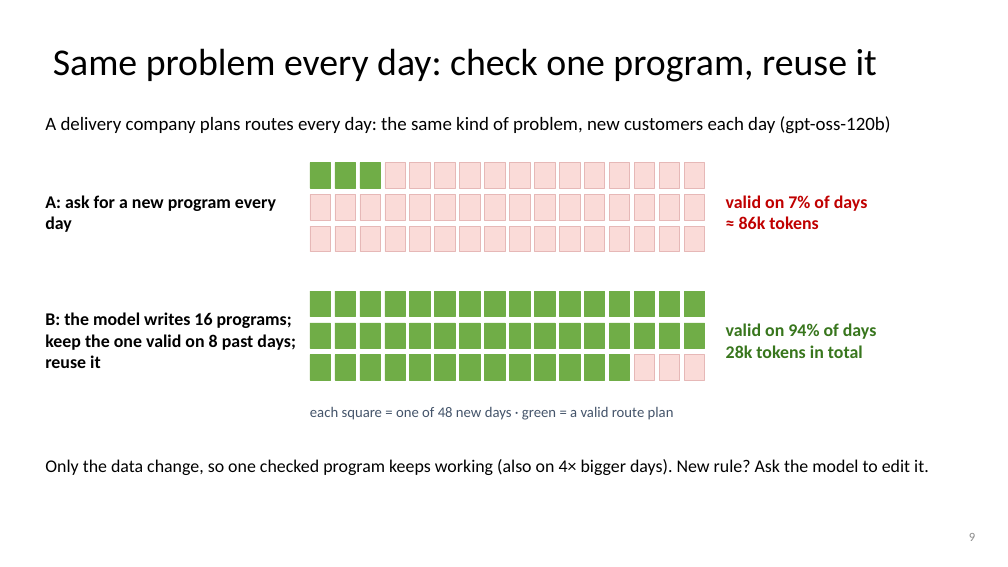
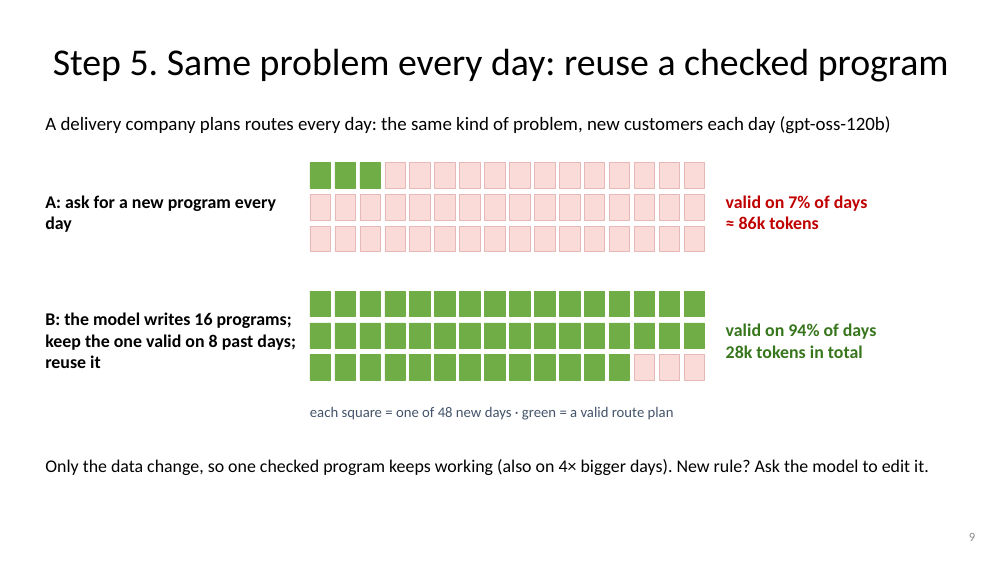
Before and after one commit to dlwns147/CSED490E_Project_Team5, a slide deck: slide 9 of PROPOSAL_slides.pptx. Drawn at 1008x567 pixels with LibreOffice and Linux fonts; fonts in the diff are those of the drawing. Boxes give left, top, right and bottom in pixels: in the first picture for what was removed or moved away, otherwise in the second. Text is boxed around its words. In the diff, an @@ line names an element or a change of style, - is before the commit and + after.

```diff
--- a/PROPOSAL_slides.pptx
+++ b/PROPOSAL_slides.pptx
@@ title at [53, 48, 949, 82]: text changed @@
-Same problem every day: check one program, reuse it
+Step 5. Same problem every day: reuse a checked program
```
Also in this commit, not shown: 5 other slides changed, 5 slides added, 4 slides removed, 16 other files.
